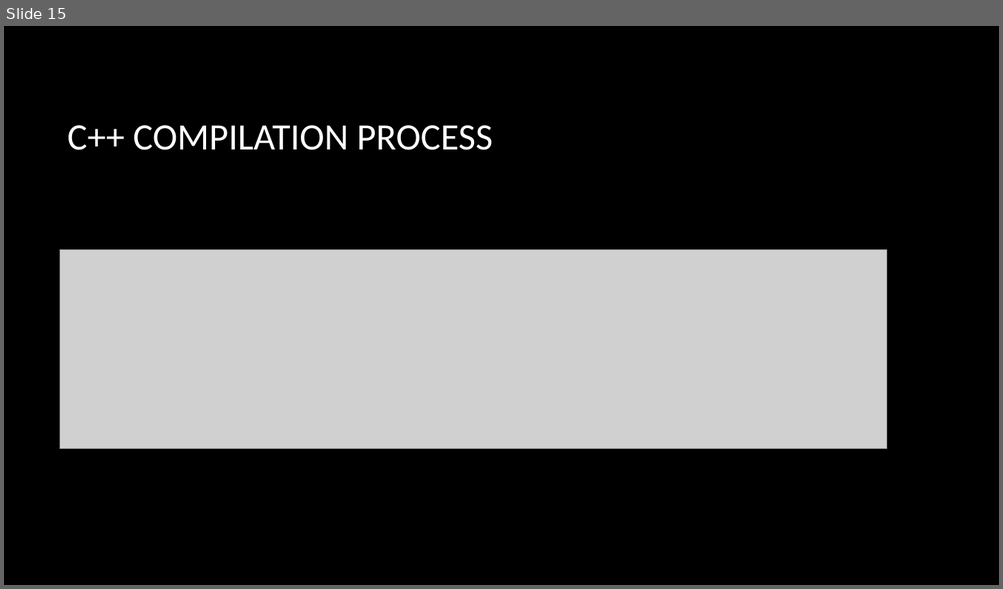
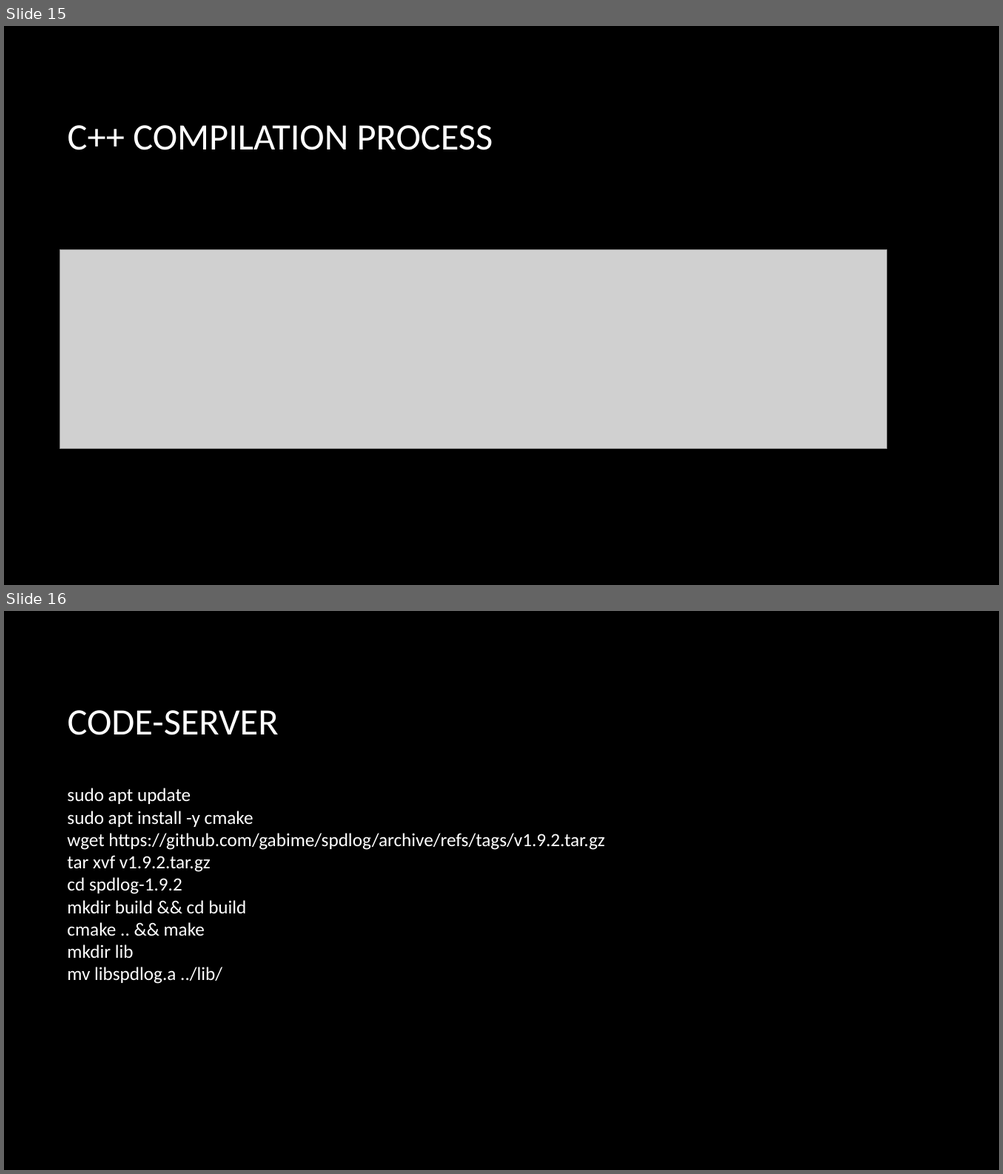
Before and after one commit to CNOCycle/cpp_tutorial, a slide deck: lab02/00-lab02.pptx. Shown one above the other, each under a label of ours: slide 15 before the commit, slides 15 and 16 after it. The pictures are 1003x589 and 1003x1174 pixels, drawn with LibreOffice and Linux fonts; fonts in the diff are those of the drawing; grey boxes stand for pictures; background and template pictures are left out. Boxes give left, top, right and bottom in pixels: in the first picture for what was removed or moved away, otherwise in the second. Text is boxed around its words. In the diff, an @@ line names an element or a change of style, - is before the commit and + after.

```diff
--- a/lab02/00-lab02.pptx
+++ b/lab02/00-lab02.pptx
@@ slide 16 added at bbox=[4, 611, 999, 1170], background picture (left out) @@
@@ title added at bbox=[68, 710, 279, 735], 36 pt, text #FFFFFF @@
+CODE-SERVER
@@ text added at bbox=[67, 788, 604, 984], 18 pt, text #FFFFFF @@
+sudo apt update
+sudo apt install -y cmake
+wget https://github.com/gabime/spdlog/archive/refs/tags/v1.9.2.tar.gz
+tar xvf v1.9.2.tar.gz
+cd spdlog-1.9.2
+mkdir build && cd build
+cmake .. && make
+mkdir lib
+mv libspdlog.a ../lib/
```
Also in this commit, not shown: 1 slide changed, 1 other file.
